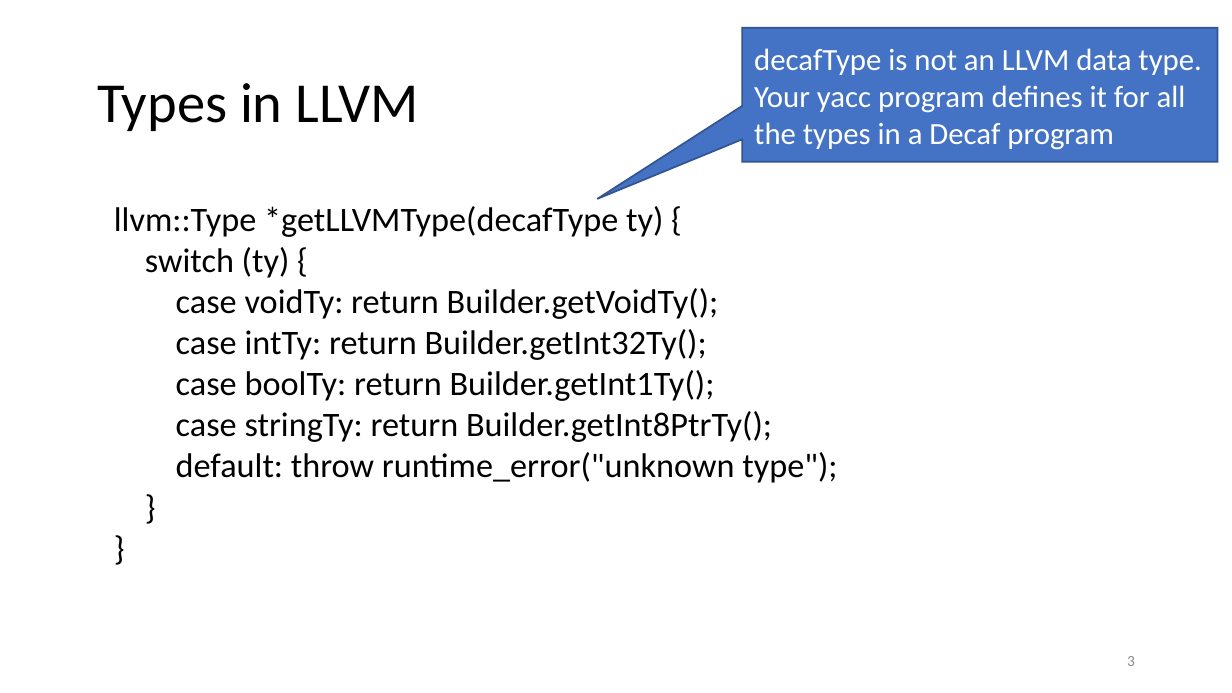
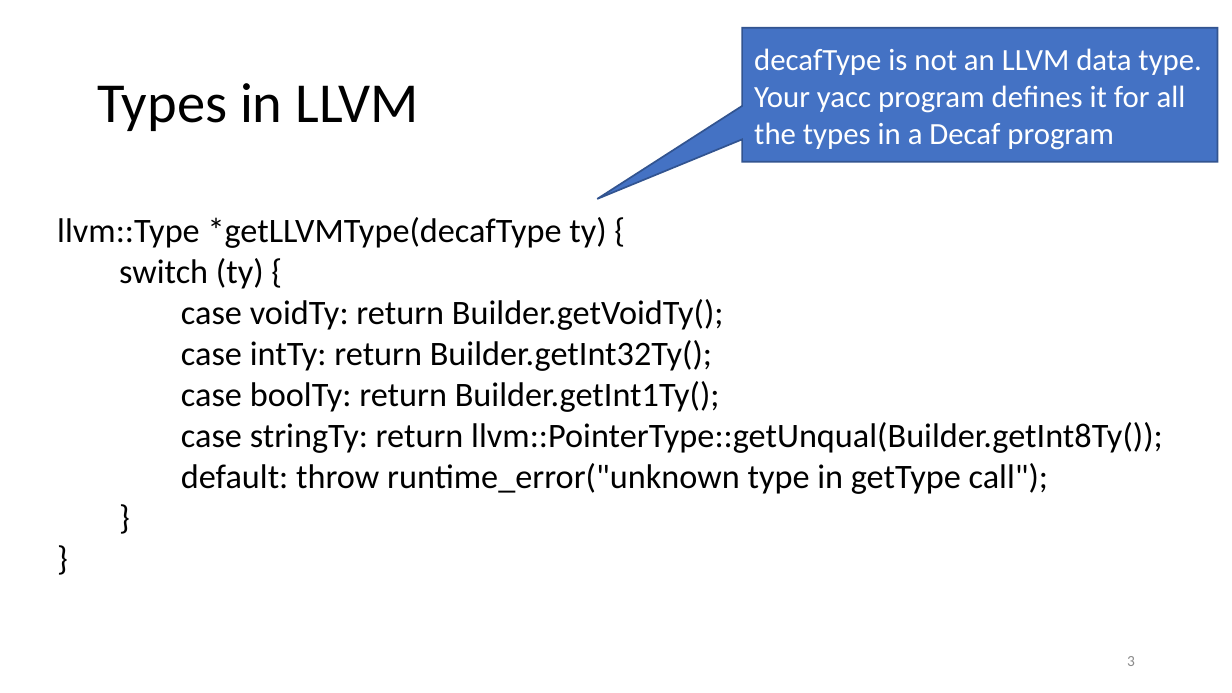
Before and after one commit to anoopsarkar/compilers-class, a slide deck: slide 3 of assets/ppt/codegen/decafLLVM.pptx. Drawn at 1232x693 pixels with LibreOffice and Linux fonts; fonts in the diff are those of the drawing. Boxes give left, top, right and bottom in pixels: in the first picture for what was removed or moved away, otherwise in the second. Text is boxed around its words. In the diff, an @@ line names an element or a change of style, - is before the commit and + after.

Commit message:
update decaf intro for llvm 20

```diff
--- a/assets/ppt/codegen/decafLLVM.pptx
+++ b/assets/ppt/codegen/decafLLVM.pptx
@@ text "llvm::Type *getLLVMType(decafType ty) {": place and size @@
-text "llvm::Type *getLLVMType(decafType ty) {" at <box>114,206,837,483</box>
+text "llvm::Type *getLLVMType(decafType ty) {" at <box>57,217,1163,494</box>
@@ text at <box>181,422,1163,494</box>: text changed @@
-case stringTy: return Builder.getInt8PtrTy();
-default: throw runtime_error("unknown type");
+case stringTy: return llvm::PointerType::getUnqual(Builder.getInt8Ty());
+default: throw runtime_error("unknown type in getType call");
```
Also in this commit, not shown: 1 other slide changed, 1 other file.
